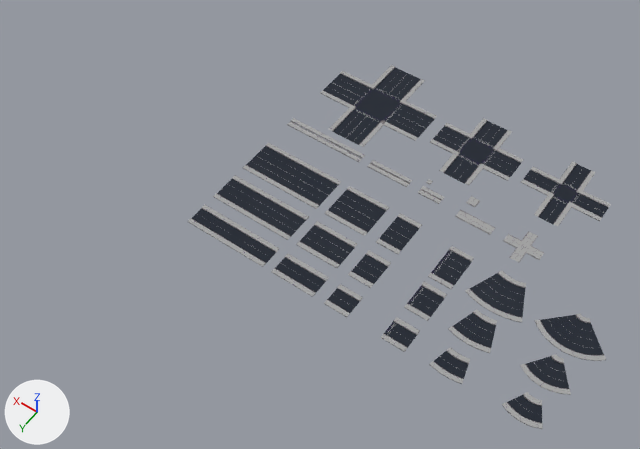
The FBX model Assets/!Assets/KrystalAssetsUpload/KF_SM_Assets/KF_KayanLopes/KF_M_Roads/KF_SM_RoadsKit.fbx: old version first, new version second.
Both versions are drawn from a 50 mm camera at (-184.0, 409.0, 572.0) aimed at (92.0, 22.0, -37.0). The lights are fixed; the arrows at lower left show +X, +Y and +Z. Where no turn or scale is listed for an object, it has been applied to the vertices.

In view in the first picture: 'SM_L_Road2', 'SM_L_Road3', 'SM_L_Road45', 'SM_L_Road90', 'SM_L_Xroad', 'SM_M_Road2', 'SM_M_Road3', 'SM_M_Road45', 'SM_M_Road90', 'SM_M_Xroad', 'SM_S_Road3', 'SM_S_Xroad'.
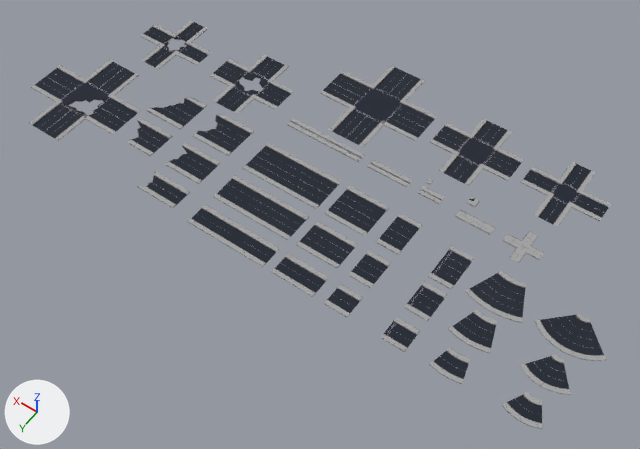
The newer file is also rescaled (x1.355), turned or shifted as a whole; pictures and numbers use the older file's frame.

The edits, one by one:
Mesh me_mesh_038 is new.
It has 172 vertices, 123 faces and spans x 0.0..72.4, y -47.0..25.4, z -0.8..0.9.
It uses material mat_material__132.
Mesh me_mesh_037 is new.
It has 204 vertices, 151 faces and spans x 0.0..77.0, y -53.0..24.1, z -0.9..0.9.
It uses material mat_material__132.
Mesh me_mesh_036 is new.
It has 247 vertices, 188 faces and spans x 0.0..103.7, y -70.3..33.5, z -0.5..0.9.
It uses material mat_material__132.
Mesh me_mesh_032 is new.
It has 52 vertices, 41 faces and spans x 0.0..40.0, y -0.1..29.0, z -0.3..0.9.
It uses material mat_material__132.
Mesh me_mesh_034 is new.
It has 60 vertices, 47 faces and spans x 0.0..40.0, y -0.1..36.2, z -0.3..0.9.
It uses material mat_material__132.
Mesh me_mesh_033 is new.
It has 52 vertices, 42 faces and spans x 0.0..40.0, y -0.1..21.7, z -0.3..0.9.
It uses material mat_material__132.
Mesh me_mesh_031 is new.
It has 60 vertices, 47 faces and spans x 0.0..41.7, y -0.1..36.2, z -0.3..0.9.
It uses material mat_material__132.
Mesh me_mesh_035 is new.
It has 52 vertices, 41 faces and spans x 0.0..38.4, y -0.1..29.0, z -0.3..0.9.
It uses material mat_material__132.
Object 'SM_S_Xroad.001' (ob_sm_s_xroad_001) is new; it shows me_mesh_038.
Its location is (282.7, -42.8, -0.4).
Object 'SM_M_Xroad001' (ob_sm_m_xroad001) is new; it shows me_mesh_037.
Its location is (186.1, -38.7, -0.4).
Object 'SM_L_Xroad001' (ob_sm_l_xroad001) is new; it shows me_mesh_036.
Its location is (284.4, 69.9, -0.4).
Object 'SM_M_Road091' (ob_sm_m_road091) is new; it shows me_mesh_032.
Its location is (184.8, 40.5, -0.4).
Object 'SM_L_Road' (ob_sm_l_road) is new; it shows me_mesh_034.
Its location is (239.7, -6.2, -0.4).
Object 'SM_S_Road091' (ob_sm_s_road091) is new; it shows me_mesh_033.
Its location is (184.8, 80.5, -0.4).
Object 'SM_L_Road091' (ob_sm_l_road091) is new; it shows me_mesh_031.
Its location is (184.8, -6.2, -0.4).
Object 'SM_M_Road092' (ob_sm_m_road092) is new; it shows me_mesh_035.
Its location is (239.7, 40.5, -0.4).

Where the change shows, as pixel boxes (x1, y1, x2, y2) in the pictures (640 x 449 px):
'SM_L_Xroad001', added: after (29, 60, 141, 141)
'SM_M_Xroad001', added: after (210, 55, 294, 113)
'SM_S_Xroad.001', added: after (140, 20, 211, 69)
'SM_L_Road091', added: after (193, 115, 254, 156)
'SM_M_Road091', added: after (166, 143, 220, 184)
'SM_L_Road', added: after (147, 98, 207, 129)
'SM_S_Road091', added: after (137, 171, 190, 208)
'SM_M_Road092', added: after (129, 118, 173, 156)
